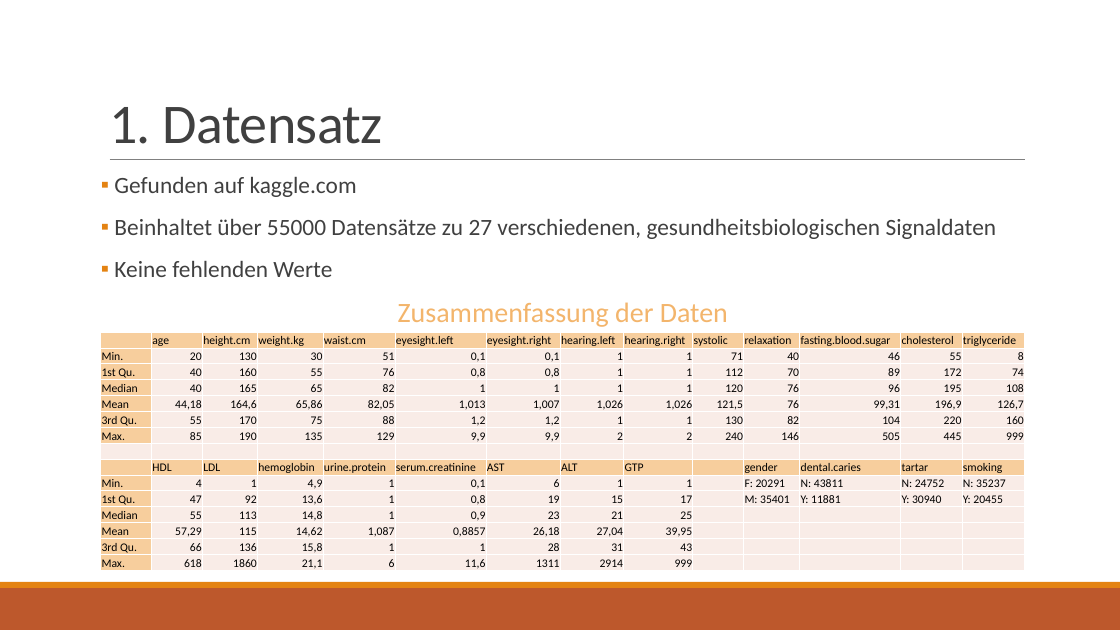
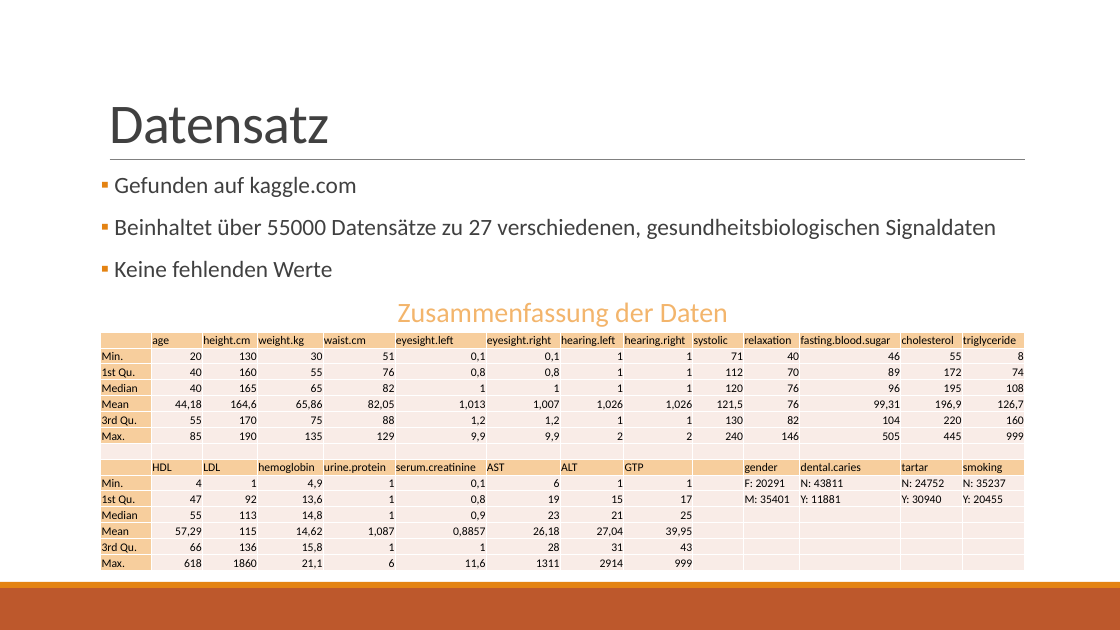
Before and after one commit to julian-steiner-ai/ai-b-4-ml-project, a slide deck: slide 3 of presentation/Validierung von Aussagen auf Versicherungs-Anträgen mithilfe ML.pptx. Drawn at 1120x630 pixels with LibreOffice and Linux fonts; fonts in the diff are those of the drawing. Boxes give left, top, right and bottom in pixels: in the first picture for what was removed or moved away, otherwise in the second. Text is boxed around its words. In the diff, an @@ line names an element or a change of style, - is before the commit and + after.

```diff
--- a/presentation/Validierung von Aussagen auf Versicherungs-Anträgen mithilfe ML.pptx
+++ b/presentation/Validierung von Aussagen auf Versicherungs-Anträgen mithilfe ML.pptx
@@ title at (x1=109, y1=107, x2=329, y2=144): text changed @@
-1. Datensatz
+Datensatz
```
Also in this commit, not shown: 5 other slides changed, 2 slides added, 1 slide removed.
